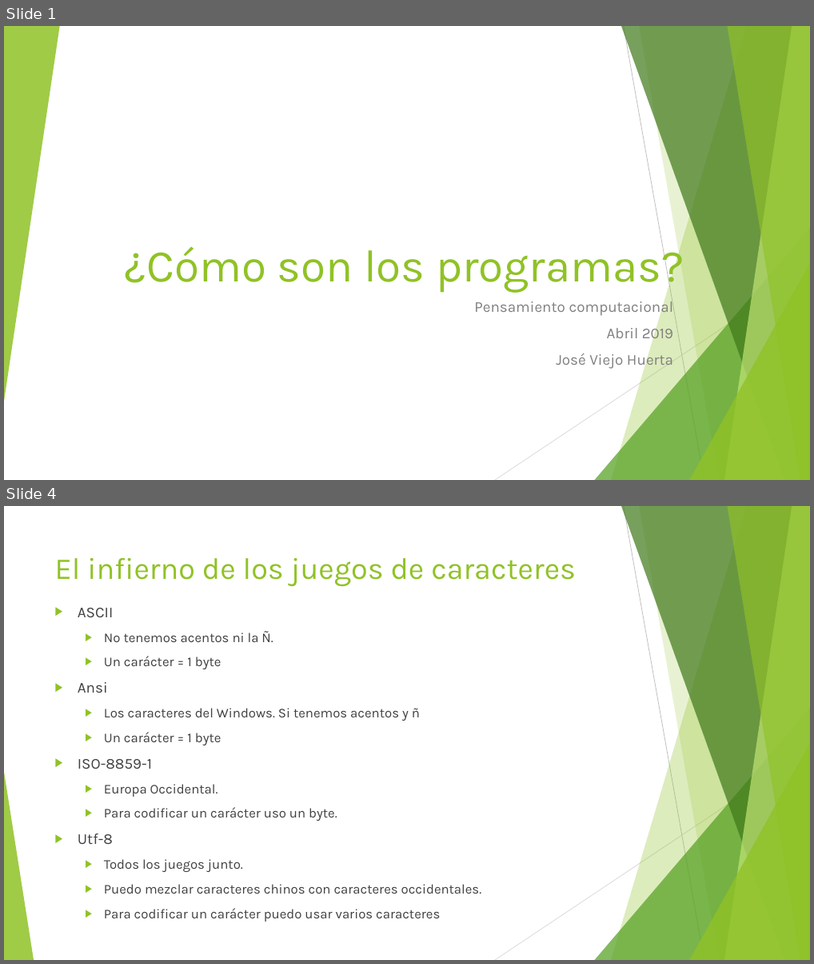
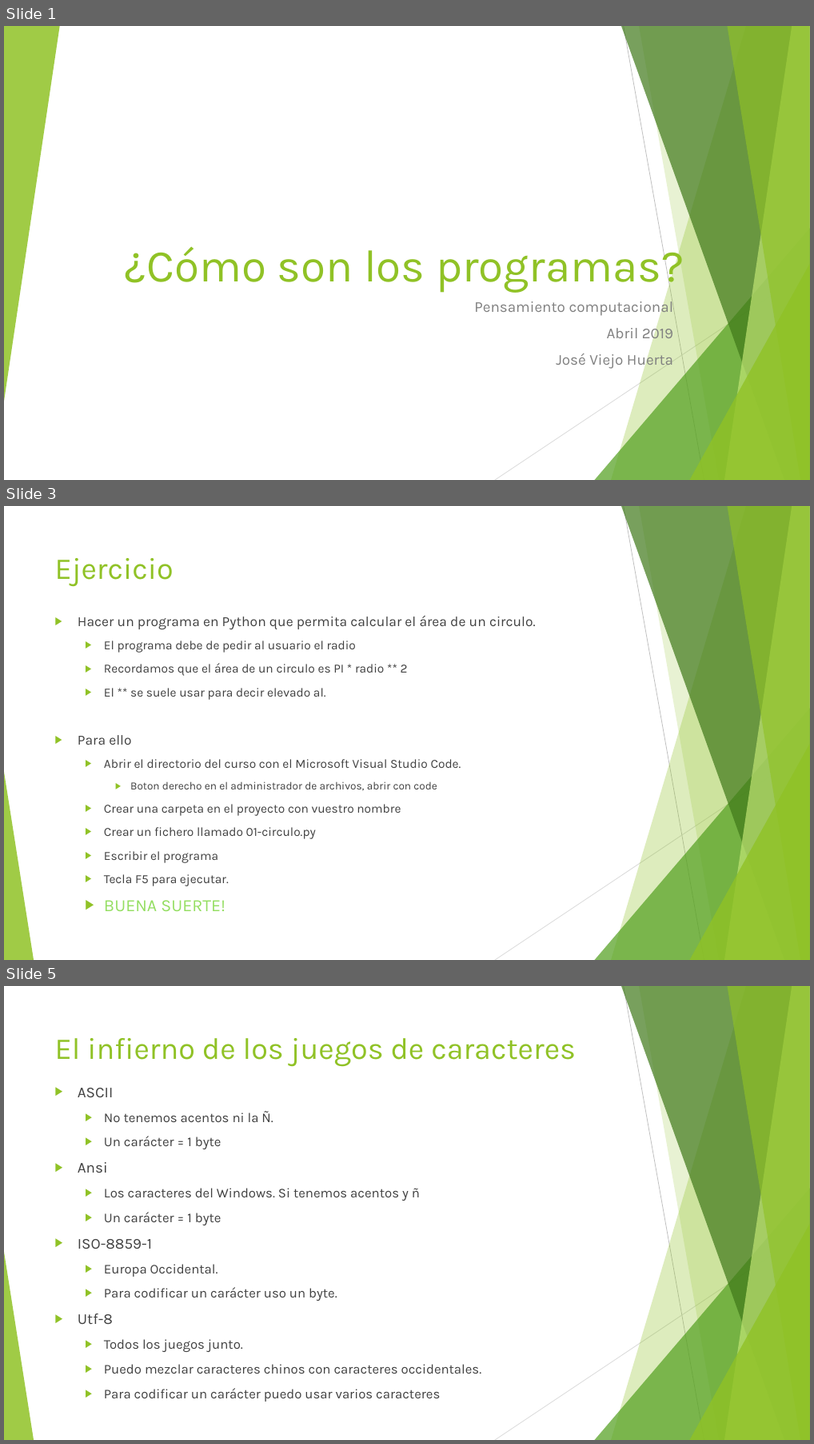
Before and after one commit to Jviejo/womentech, a slide deck: ppt/04 Cómo son los programas.pptx. Shown one above the other, each under a label of ours: slides 1 and 4 before the commit, slides 1, 3 and 5 after it; the slides between them are not shown. The pictures are 814x964 and 814x1444 pixels, drawn with LibreOffice and Linux fonts; fonts in the diff are those of the drawing. Boxes give left, top, right and bottom in pixels: in the first picture for what was removed or moved away, otherwise in the second. Text is boxed around its words. In the diff, an @@ line names an element or a change of style, - is before the commit and + after.

```diff
--- a/ppt/04 Cómo son los programas.pptx
+++ b/ppt/04 Cómo son los programas.pptx
@@ slide 3 added at box(4, 506, 810, 960), background #FFFFFF; not listed: 10 template elements that a slide beside it also shows @@
@@ title added at box(55, 558, 174, 587), 36 pt, text #90C226 @@
+Ejercicio
@@ text added at box(78, 616, 536, 911), 14.8 pt, text #404040 @@
+▶ Hacer un programa en Python que permita calcular el área de un circulo.
+  ▶ El programa debe de pedir al usuario el radio
+  ▶ Recordamos que el área de un circulo es PI * radio ** 2
+  ▶ El ** se suele usar para decir elevado al.
+▶ Para ello
+  ▶ Abrir el directorio del curso con el Microsoft Visual Studio Code.
+    ▶ Boton derecho en el administrador de archivos, abrir con code
+  ▶ Crear una carpeta en el proyecto con vuestro nombre
+  ▶ Crear un fichero llamado 01-circulo.py
+  ▶ Escribir el programa
+  ▶ Tecla F5 para ejecutar.
+  ▶ BUENA SUERTE!
@@ what was slide 4 is now slide 5 @@
```
Also in this commit, not shown: 6 slides changed, 6 other files.
